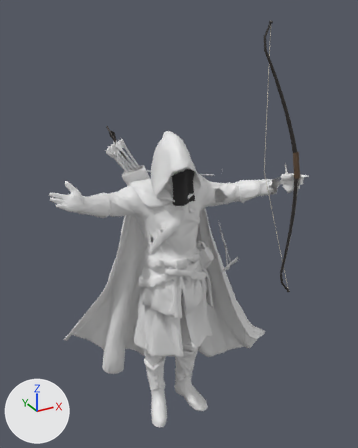
One commit to the FBX model Assets/_Project/Art/Characters/Heroes/ShadowRanger/SK_ShadowRanger.fbx: the scene before it, then after it.
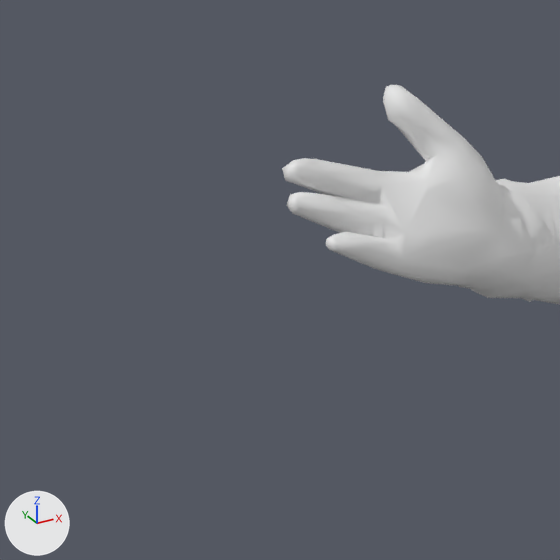
The first picture shows the older version from a camera (50 mm lens) standing at (-1.07, -2.07, 2.11) and looking at (0.06, -0.02, 1.09). The close-ups show the older and then the newer version on the part from 1% to 26% of the width and 37% to 57% of the height of that picture. Only the edits that show in the close-ups are written down. Arrows for +X, +Y and +Z are at lower left; the lights stay in place. Where no turn or scale is listed for an object, it has been applied to the vertices. Vertices at exactly the same position are counted once.

In view in the first close-up: 'ShadowRanger_Body'.
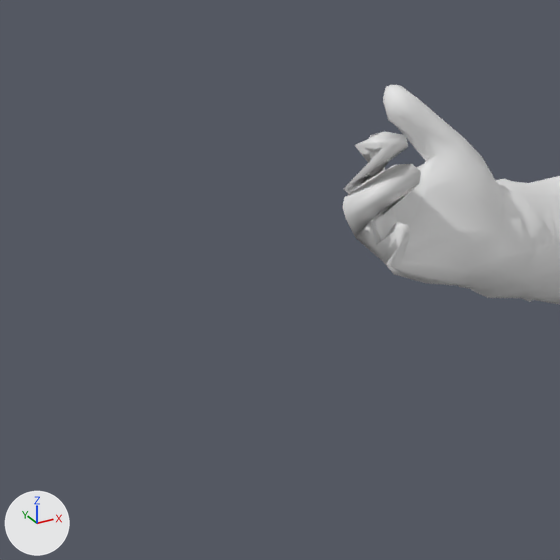
The change in detail:
me_mesh_0 is used by ob_shadowranger_body; location (0.0, 0.0, 0.0).
me_mesh_0 had 9922 vertices, 19880 faces and spanned x -0.61..0.61, y -0.45..0.45, z 0.0..1.59.
me_mesh_0 now has 9917 vertices, 19842 faces and spans x -0.58..0.61, y -0.45..0.45, z 0.0..1.59.
Part 1, on me_mesh_0:
45 vertices move from x -0.61..-0.56, y -0.18..-0.12, z 1.34..1.41 to x -0.58..-0.53, y -0.18..-0.15, z 1.34..1.43.
Other edits to the shape of me_mesh_0 do not show in these pictures.

Pixel boxes (x1, y1, x2, y2) of what changed, in the close-ups (560 x 560 px; the box of a moved part takes in the faces that stretch with it):
'ShadowRanger_Body', reshaped: before (282, 85, 560, 305); after (342, 85, 560, 305)
part 1 of me_mesh_0, moved or reshaped: before (282, 158, 424, 283); after (342, 131, 424, 283)
